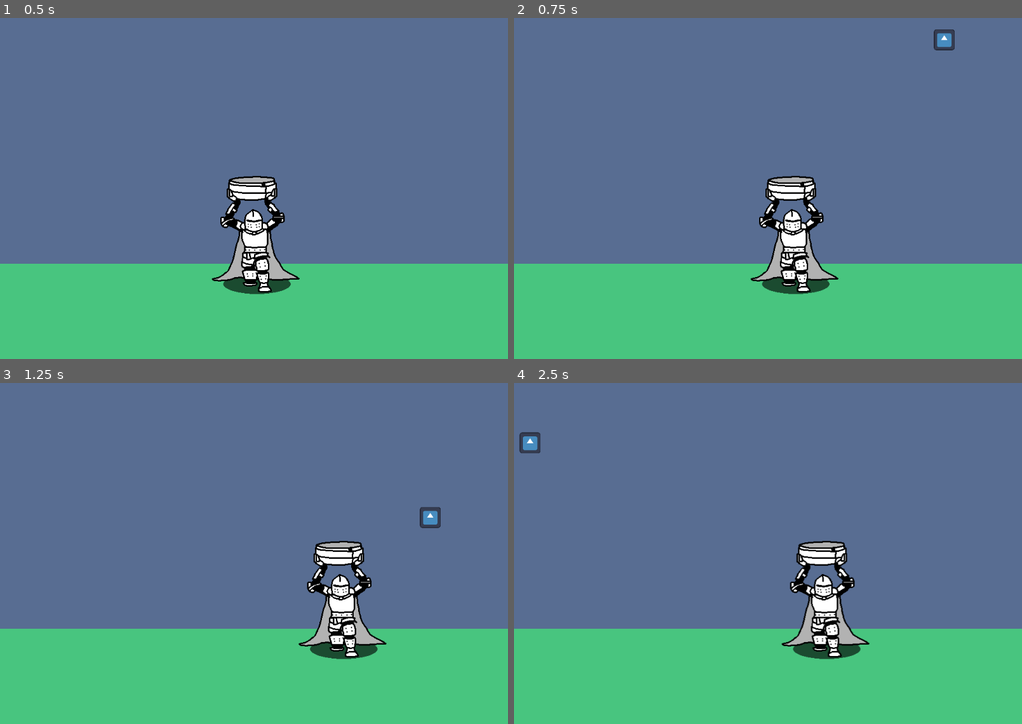
Above: before the commit, frames 1-4 (two rows, left to right).
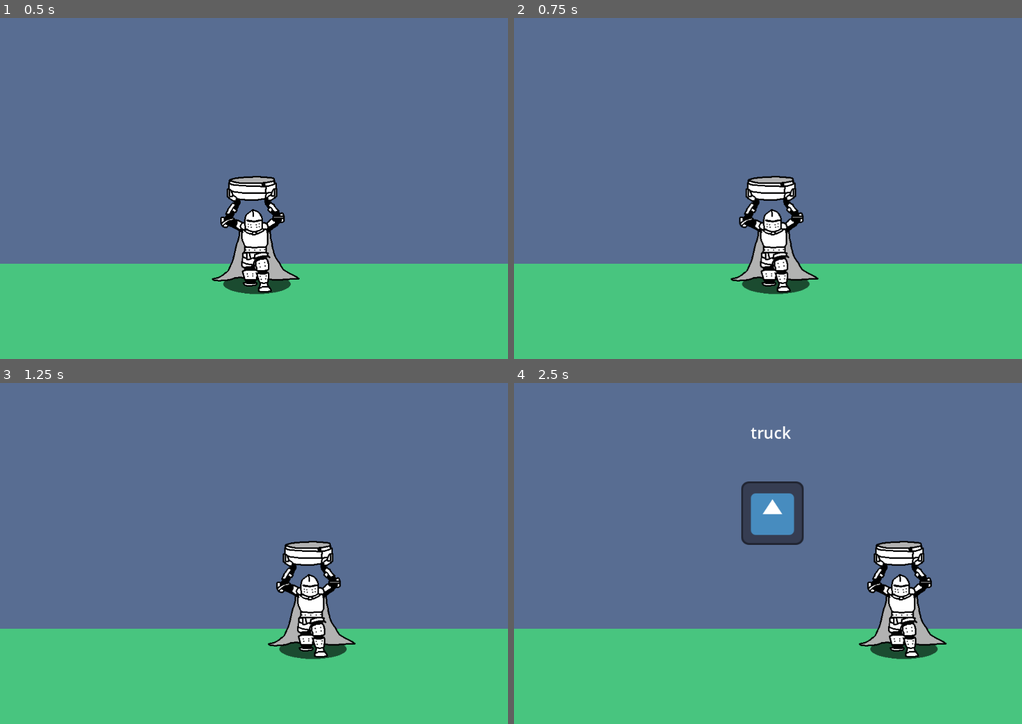
Above: after the commit, the same moments.

Repository: apermadi/EggGame
Game: Godot game, scene res://Scenes/prototype.tscn
The game is run twice, just before and just after one commit, with the same random seed, the same clock (stepped at 60 frames per second) and the same inputs. The engine's default icon, where the game draws it, is replaced by a stand-in: a white triangle on a blue panel in a dark square.
Inputs:
- Up to frame 1 (0.5 s): no input
- Up to frame 2 (0.75 s): tap Enter at 0.5 s; hold Right (ui_right) from 0.53 s (still down)
- Up to frame 3 (1.25 s): keep holding Right (ui_right)
- Up to frame 4 (2.5 s): release Right (ui_right) at 1.28 s; hold Left (ui_left) 1.28-2.03 s; hold Right (ui_right) from 2.03 s (still down)

Frame 1 is identical in both runs. In frame 2, 4.3% of the frame differs, in the area x 42-87%, y 3-82%; in frame 3, 5.1%; in frame 4, 9.0%, in the area x 1-86%, y 12-82%.

Commit message:
added acceleration and world boxes
- minor edits to the path and timing of drops as well

Diff:
--- a/Scenes/prototype.tscn
+++ b/Scenes/prototype.tscn
@@ -13,9 +13,15 @@
 [sub_resource type="Curve2D" id="Curve2D_vo8sw"]
 bake_interval = 512.0
 _data = {
-"points": PackedVector2Array(0, 0, 0, 0, 32, 100, 0, 0, 0, 0, 992, 100)
+"points": PackedVector2Array(0, 0, 0, 0, 96, 100, 0, 0, 0, 0, 932, 100)
 }
 point_count = 2
+
+[sub_resource type="RectangleShape2D" id="RectangleShape2D_6koui"]
+size = Vector2(40, 768)
+
+[sub_resource type="RectangleShape2D" id="RectangleShape2D_3mrnv"]
+size = Vector2(80, 769)
 
 [node name="Prototype" type="Node2D"]
 
@@ -79,8 +85,21 @@
 script = ExtResource("3_uurmw")
 
 [node name="Timer" type="Timer" parent="DropSource"]
-wait_time = 0.5
+wait_time = 1.5
 one_shot = true
 autostart = true
 
+[node name="LeftWorldBox" type="StaticBody2D" parent="."]
+collision_mask = 2
+
+[node name="CollisionShape2D" type="CollisionShape2D" parent="LeftWorldBox"]
+position = Vector2(-4, 384)
+shape = SubResource("RectangleShape2D_6koui")
+
+[node name="RightWorldBox" type="StaticBody2D" parent="."]
+
+[node name="CollisionShape2D" type="CollisionShape2D" parent="RightWorldBox"]
+position = Vector2(1048, 383.5)
+shape = SubResource("RectangleShape2D_3mrnv")
+
 [connection signal="timeout" from="DropSource/Timer" to="DropSource" method="_on_timer_timeout"]
--- a/Scripts/player.gd
+++ b/Scripts/player.gd
@@ -1,15 +1,16 @@
 extends CharacterBody2D
 
 const GRAVITY = 250.0
-const WALK_SPEED = 250.0
+const WALK_SPEED = 550.0
+const ACCELERATION = 450.0
 
 func _physics_process(delta: float) -> void:
 	velocity.y += delta * GRAVITY
 
 	if (Input.is_action_pressed("ui_left")):
-		velocity.x = -WALK_SPEED
+		velocity.x = move_toward(velocity.x, -WALK_SPEED, ACCELERATION * delta)
 	elif (Input.is_action_pressed("ui_right")):
-		velocity.x = WALK_SPEED
+		velocity.x = move_toward(velocity.x, WALK_SPEED, ACCELERATION * delta)
 	else:
 		velocity.x = 0
 
Not shown: 1 places in Scenes/prototype.tscn that only renumber resources
